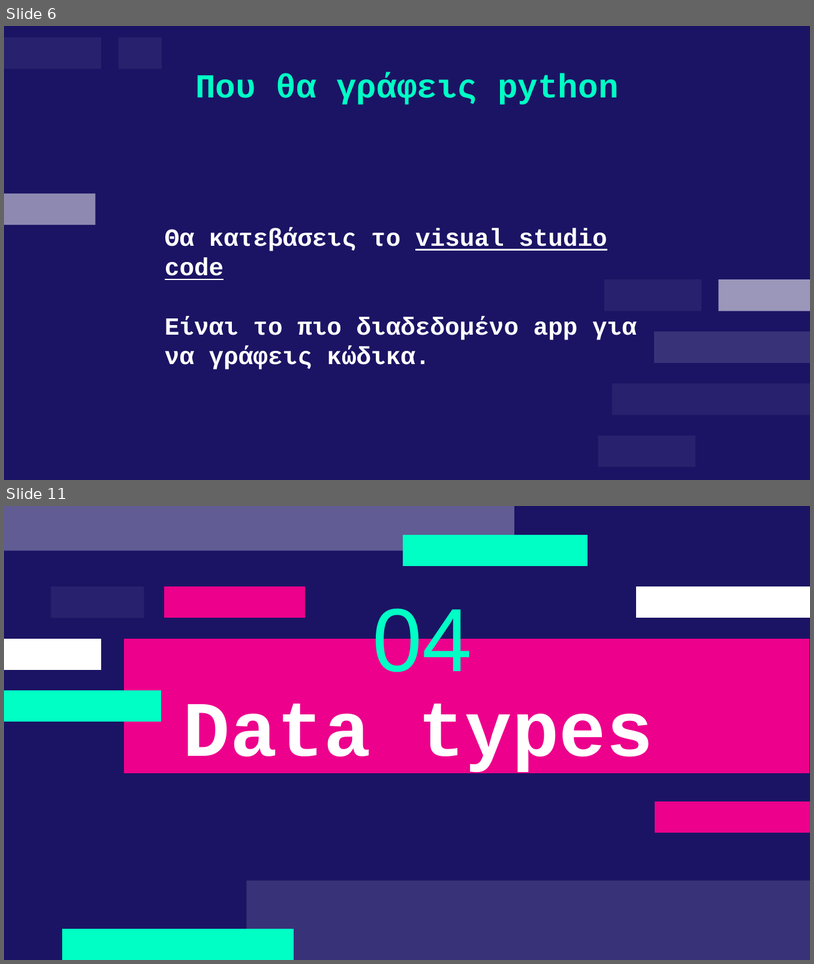
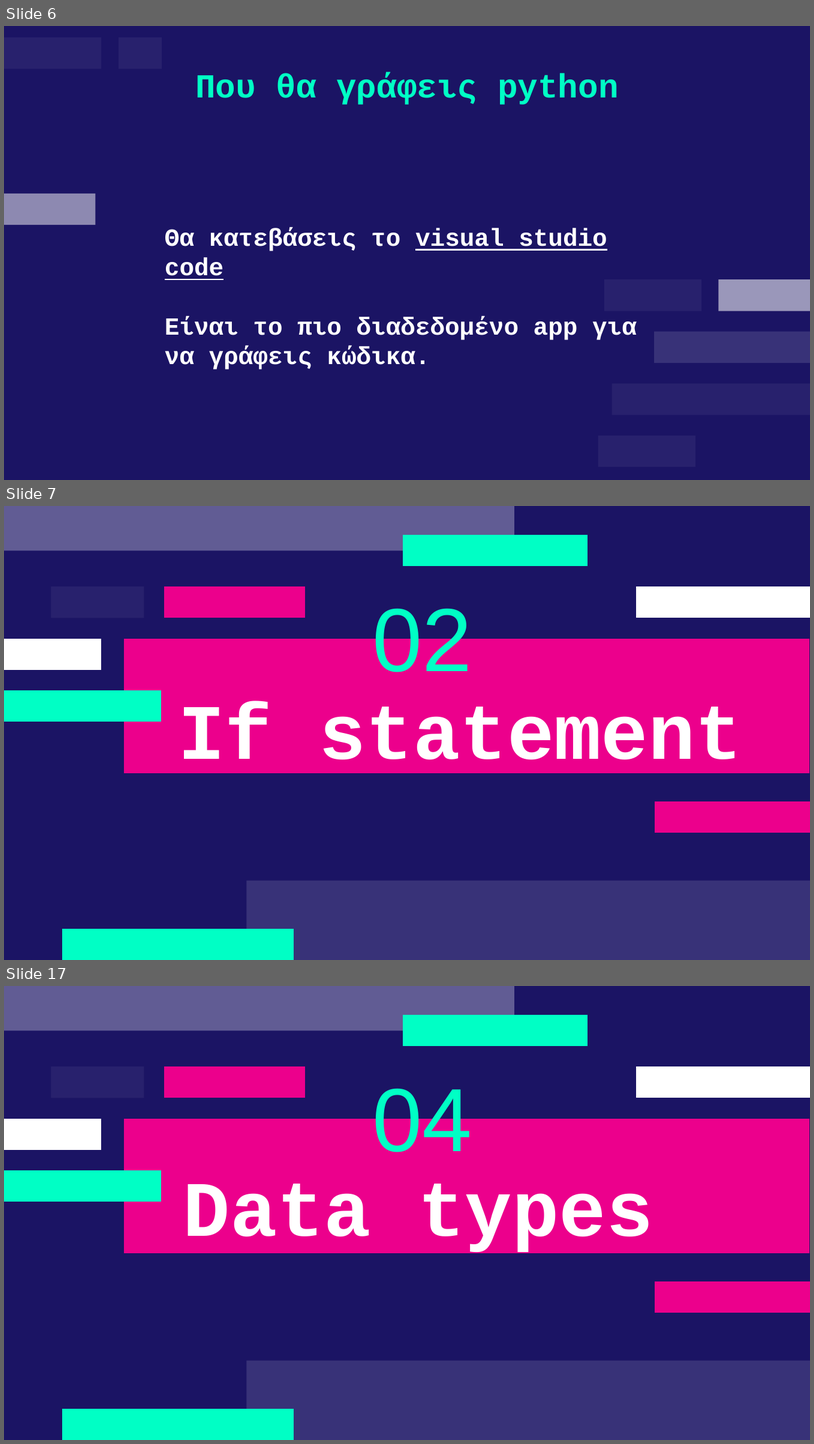
Before and after one commit to deepblue597/python_tutorial, a slide deck: lesson 2/Lesson 2 Python.pptx. Shown one above the other, each under a label of ours: slides 6 and 11 before the commit, slides 6, 7 and 17 after it; the slides between them are not shown. The pictures are 814x964 and 814x1444 pixels, drawn with LibreOffice and Linux fonts; fonts in the diff are those of the drawing. Boxes give left, top, right and bottom in pixels: in the first picture for what was removed or moved away, otherwise in the second. Text is boxed around its words. In the diff, an @@ line names an element or a change of style, - is before the commit and + after.

```diff
--- a/lesson 2/Lesson 2 Python.pptx
+++ b/lesson 2/Lesson 2 Python.pptx
@@ slide 7 added at (x1=4, y1=506, x2=810, y2=960), background #1B1464; not listed: 11 template elements that a slide beside it also shows @@
@@ text added at (x1=372, y1=608, x2=472, y2=687), 80 pt, text #00FFC5 @@
+02
@@ title added at (x1=178, y1=702, x2=743, y2=780), 70 pt, text #FFFFFF, bold @@
+If statement
@@ what was slide 11 is now slide 17 @@
```
Also in this commit, not shown: 4 slides changed, 8 other slides added, 3 slides removed, 1 other file.
